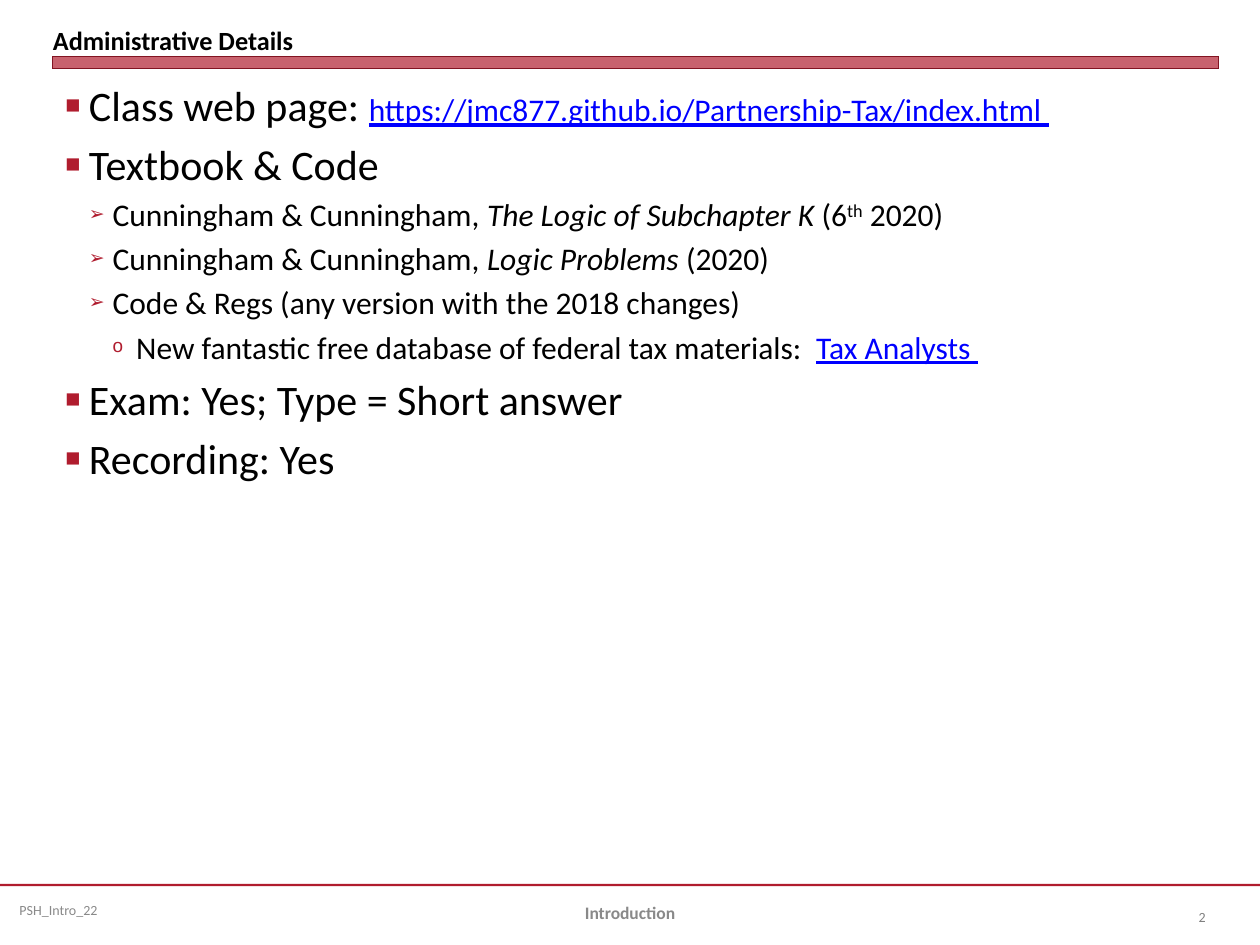
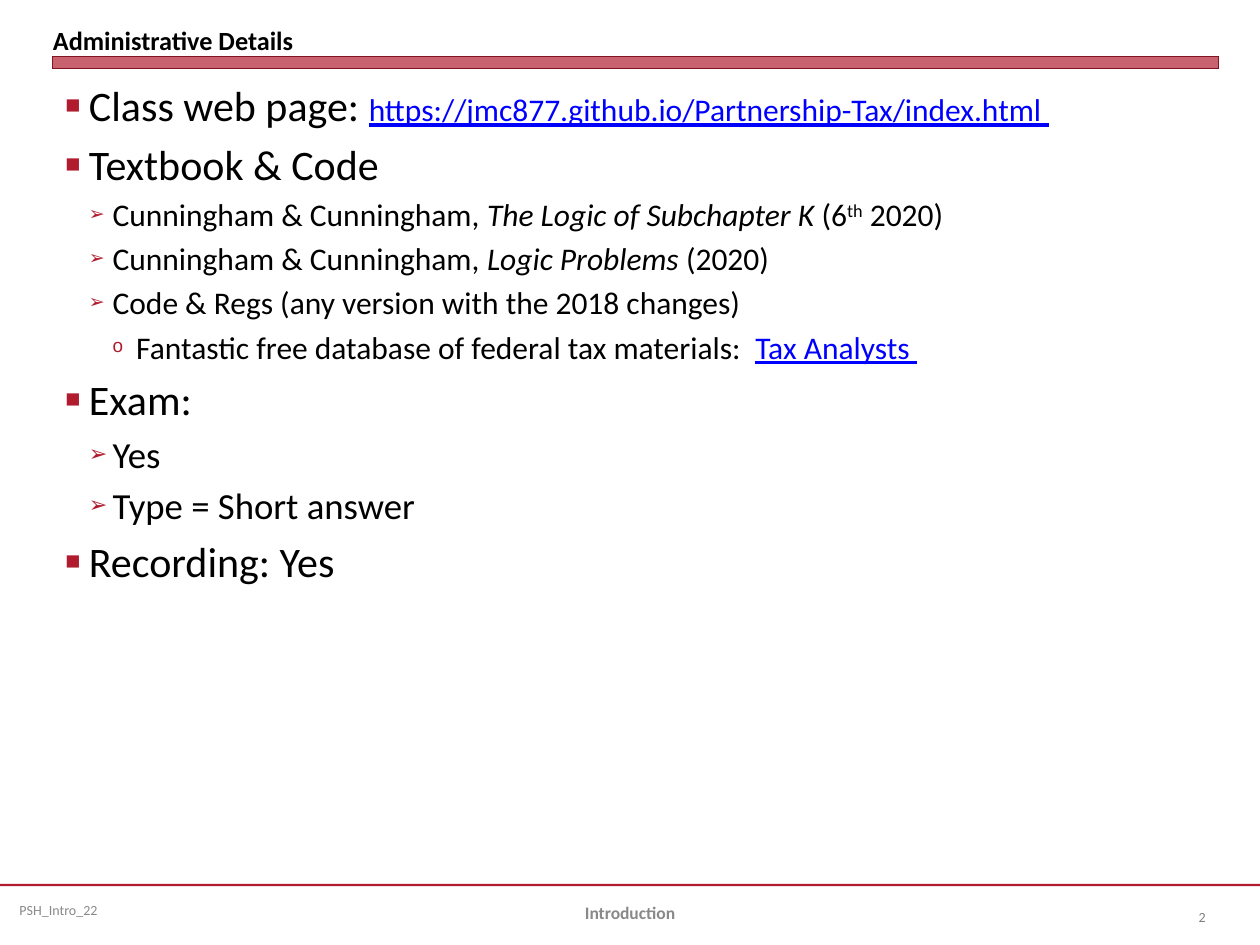
Before and after one commit to jmc877/Partnership-Tax, a slide deck: slide 2 of slides/PSH_Introduction_22.pptx. Drawn at 1260x945 pixels with LibreOffice and Linux fonts; fonts in the diff are those of the drawing. Boxes give left, top, right and bottom in pixels: in the first picture for what was removed or moved away, otherwise in the second. Text is boxed around its words. In the diff, an @@ line names an element or a change of style, - is before the commit and + after.

```diff
--- a/slides/PSH_Introduction_22.pptx
+++ b/slides/PSH_Introduction_22.pptx
@@ text at (89, 337, 910, 525): text changed @@
-    o New fantastic free database of federal tax materials: Tax Analysts
-■ Exam: Yes; Type = Short answer
+    o Fantastic free database of federal tax materials: Tax Analysts
+■ Exam:
+  ➢ Yes
+  ➢ Type = Short answer
```
Also in this commit, not shown: 1 other slide changed, 1 other file.
